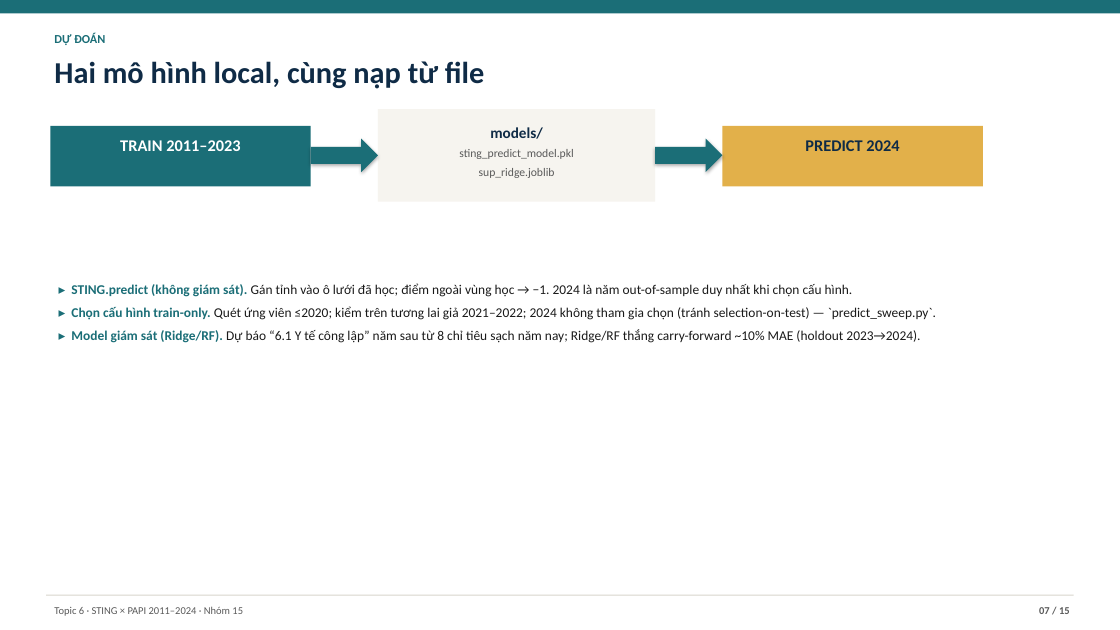
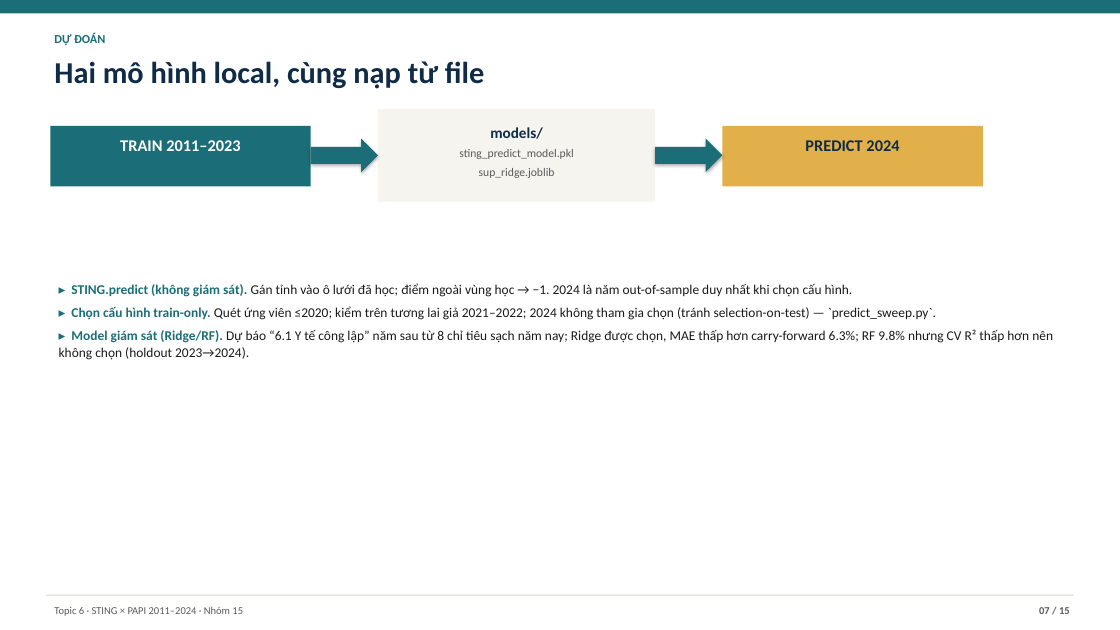
Before and after one commit to JasonTM17/Grid_Based_Sociology, a slide deck: slide 7 of slides/midterm.pptx. Drawn at 1120x630 pixels with LibreOffice and Linux fonts; fonts in the diff are those of the drawing. Boxes give left, top, right and bottom in pixels: in the first picture for what was removed or moved away, otherwise in the second. Text is boxed around its words. In the diff, an @@ line names an element or a change of style, - is before the commit and + after.

```diff
--- a/slides/midterm.pptx
+++ b/slides/midterm.pptx
@@ text at bbox=[59, 329, 1053, 360]: text changed @@
-▸ Model giám sát (Ridge/RF). Dự báo “6.1 Y tế công lập” năm sau từ 8 chỉ tiêu sạch năm nay; Ridge/RF thắng carry-forward ~10% MAE (holdout 2023→2024).
+▸ Model giám sát (Ridge/RF). Dự báo “6.1 Y tế công lập” năm sau từ 8 chỉ tiêu sạch năm nay; Ridge được chọn, MAE thấp hơn carry-forward 6.3%; RF 9.8% nhưng CV R² thấp hơn nên không chọn (holdout 2023→2024).
```
Also in this commit, not shown: 4 other slides changed, 3 other files.
